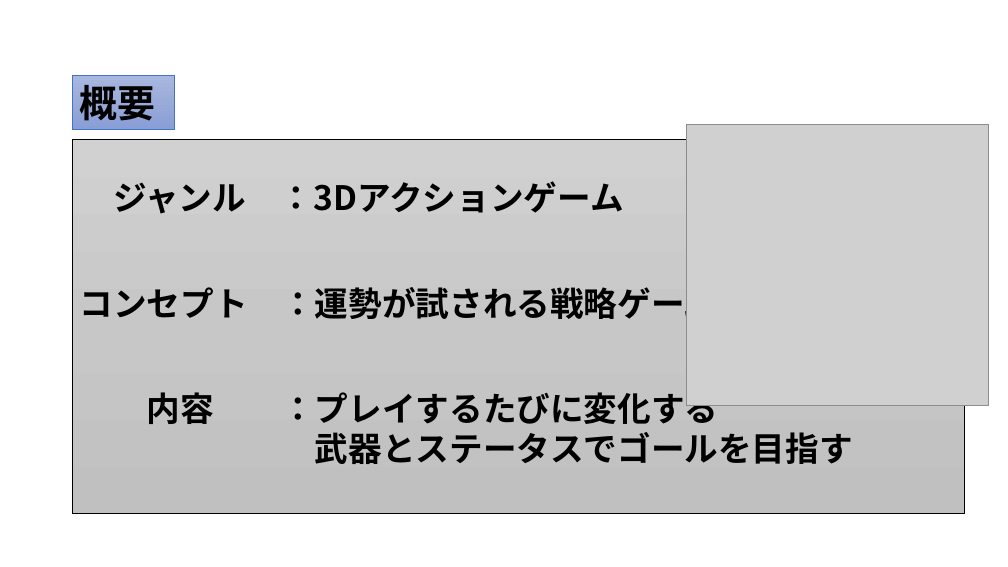
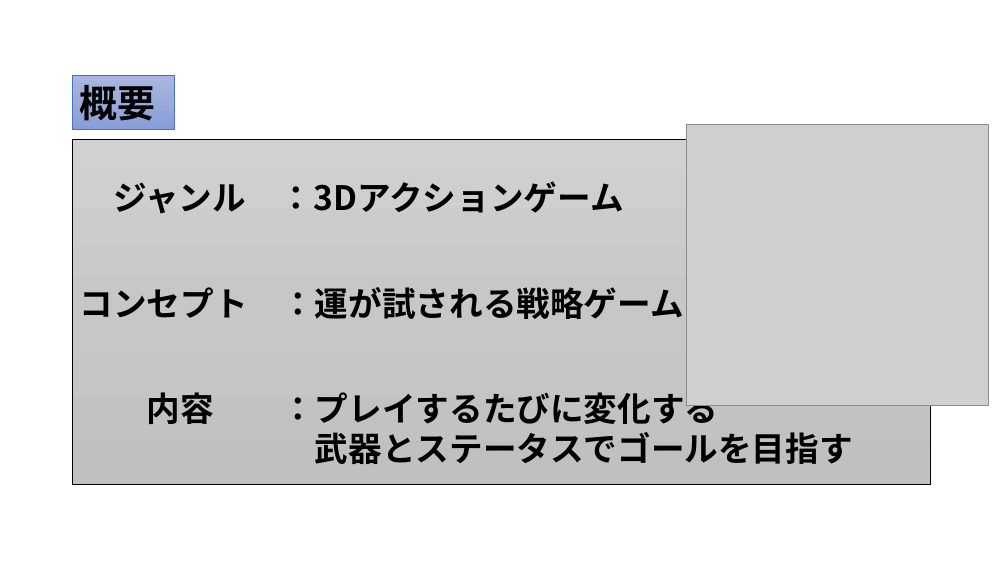
Before and after one commit to Sokuri2217/kozin2, a slide deck: slide 2 of 個人制作/ゲームコンテスト提出 _企画書.pptx. Drawn at 1008x567 pixels with LibreOffice and Linux fonts; fonts in the diff are those of the drawing; grey boxes stand for pictures; background and template pictures are left out. Boxes give left, top, right and bottom in pixels: in the first picture for what was removed or moved away, otherwise in the second. Text is boxed around its words. In the diff, an @@ line names an element or a change of style, - is before the commit and + after.

```diff
--- a/個人制作/ゲームコンテスト提出 _企画書.pptx
+++ b/個人制作/ゲームコンテスト提出 _企画書.pptx
@@ rectangle: place and size @@
-rectangle at <box>73,139,964,513</box>
+rectangle at <box>73,139,931,484</box>
@@ text at <box>80,287,683,319</box>: text changed @@
-コンセプト ：運勢が試される戦略ゲーム
+コンセプト ：運が試される戦略ゲーム
```
Also in this commit, not shown: 2 other slides changed, 1 slide added, 1 other file.
